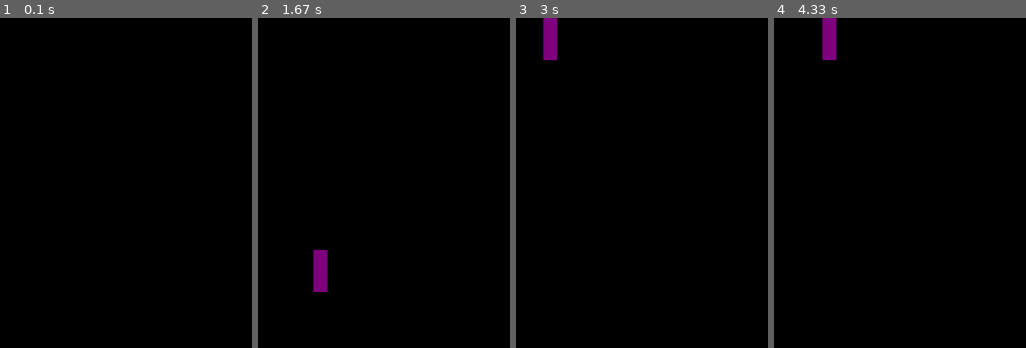
Above: before the commit, frames 1-4 (left to right).
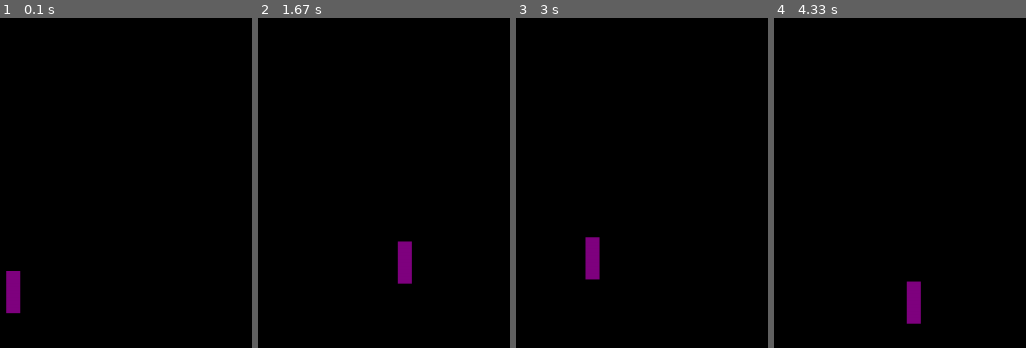
Above: after the commit, the same moments.

Repository: naitik3951/Ashoon-Project
Game: pygame game, started from movement_sys.py
Two runs of this game, one before a commit and one after it. Both use one fixed random seed, a clock stepped at 60 frames per second and the inputs below.
Inputs:
- Up to frame 1 (0.1 s): no input
- Up to frame 2 (1.67 s): tap Space at 0.33, 0.73, 1.03, 1.23, 1.57 s; hold D 0.67-1.13 s; hold W 1.17-1.47 s; hold D from 1.5 s (still down)
- Up to frame 3 (3 s): tap Space at 1.87, 2.07, 2.37, 2.63, 2.97 s; release D at 1.97 s; hold A 2-2.53 s; hold S 2.57-2.87 s; hold A from 2.9 s (still down)
- Up to frame 4 (4.33 s): tap Space at 3.27, 3.8, 4.1 s; release A at 3.3 s; hold D from 3.73 s (still down)

The runs differ from the first frame. In frame 1, 0.8% of the frame differs, in the area x 2-9%, y 76-90%; in frame 2, 1.5%; in frame 3, 1.5%, in the area x 10-34%, y 0-80%; in frame 4, 1.5%.

Commit message:
Refactor movement and jumping logic with delta time
Updated character movement and jumping mechanics with delta time for smoother motion.

Diff:
--- a/movement_sys.py
+++ b/movement_sys.py
@@ -13,17 +13,20 @@
 y = 360
 width = 20
 height = 60
-vel = 10 #Velocity
+vel = 5 #Velocity
 
+#Variables for jumping
 isJump = False #For jumping
-gravity = 10 #-Because vector, and - in physics is + here cus opposiute
+gravity = 2400 #-Because vector, and - in physics is + here cus opposiute
 airTime = 0.5
-jumpVelocity = -20
+jumpVelocity = -600
 
-#Main loop
+clock = pygame.time.Clock()
+
+#Main movement loop
 run = True
 while run:
-    pygame.time.delay(100) #So not too fast, 100ms
+    dt = clock.tick(60)/1000  #/1000 to convert ms to s
 
     #Event = what we do
     for event in pygame.event.get(): #To get events from user
@@ -45,15 +48,15 @@
             y += vel
         if keys[pygame.K_SPACE]:
             isJump = True
+            current_airTime = 0
+            startY= y
     else:
-        current_airTime = 0
-        startY = 0
+        current_airTime += dt
         s = (jumpVelocity * current_airTime) + 0.5 * gravity *  (current_airTime**2)
-        current_airTime += 0.1
         y = startY + s
         if current_airTime >= airTime:
             isJump = False
-
+            current_airTime = 0
 
     #Drawing character
     win.fill((0,0,0)) #Filling colour every loop so rectangle doesnt copy
